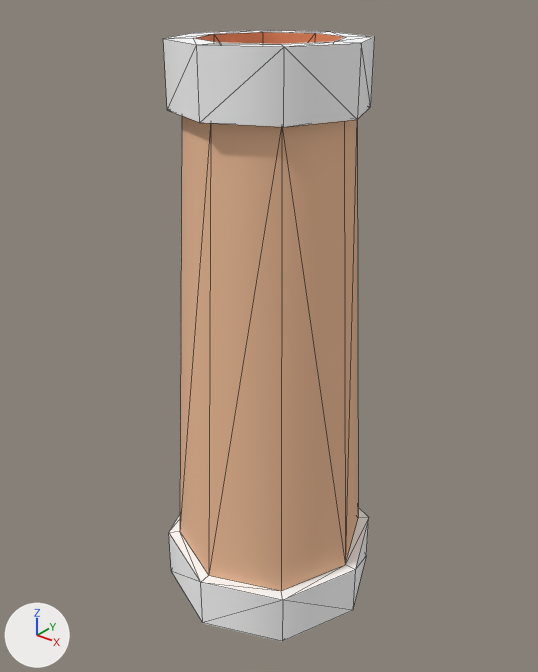
Two versions of the glTF model assets/kenney/cityindustrial/chimney-small.glb, one commit apart.
One viewpoint serves both versions: a 50 mm lens placed at (0.547, -0.687, 0.812), pointed at (-0.004, 0.003, 0.385). The axes (+X, +Y, +Z) are drawn at lower left. The lights are the same throughout. The picture after the commit comes second. Mesh edges are drawn as thin lines.

In view in the first picture: 'chimney-small'.
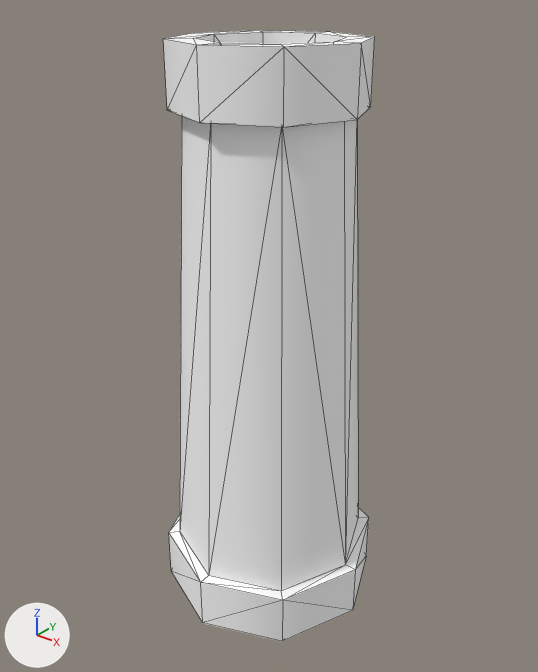
Location of each change, (x1, y1, x2, y2) in pixels of the pictures (538 x 672 px):
'chimney-small', recoloured (lighter): (169, 30, 369, 598) in both

What the commit changed:
Material 'colormap.007' (mat_colormap_007) is new.
Its base color is (1.0, 1.0, 1.0) (white #ffffff).
Its roughness is 1.0.
me_chimney_small has 64 vertices, 124 faces and spans x -0.15..0.15, y -0.15..0.15, z 0.0..0.75.
me_chimney_small no longer uses material mat_colormap.
me_chimney_small gains material mat_colormap_007 (white #ffffff).
